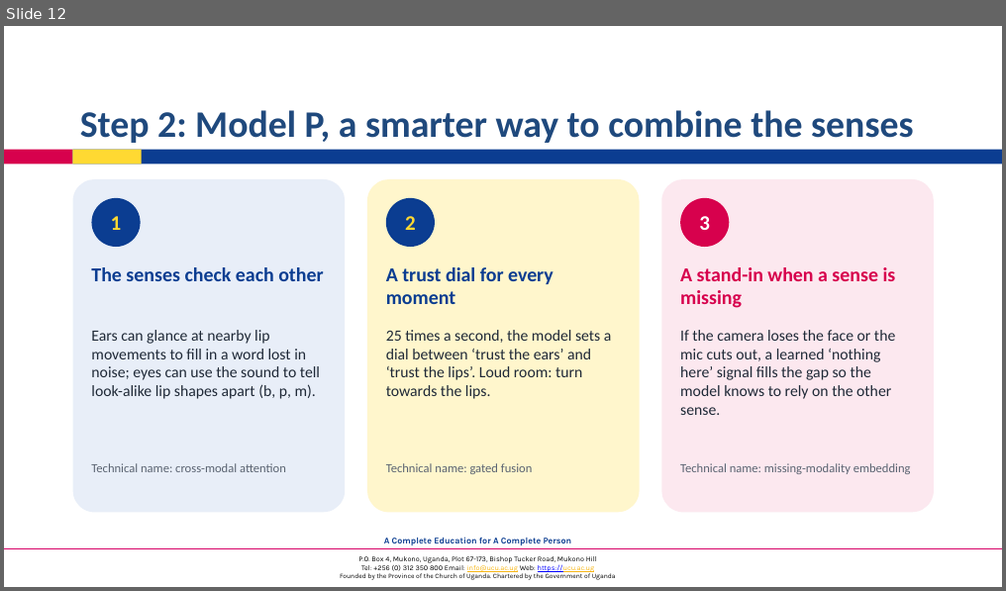
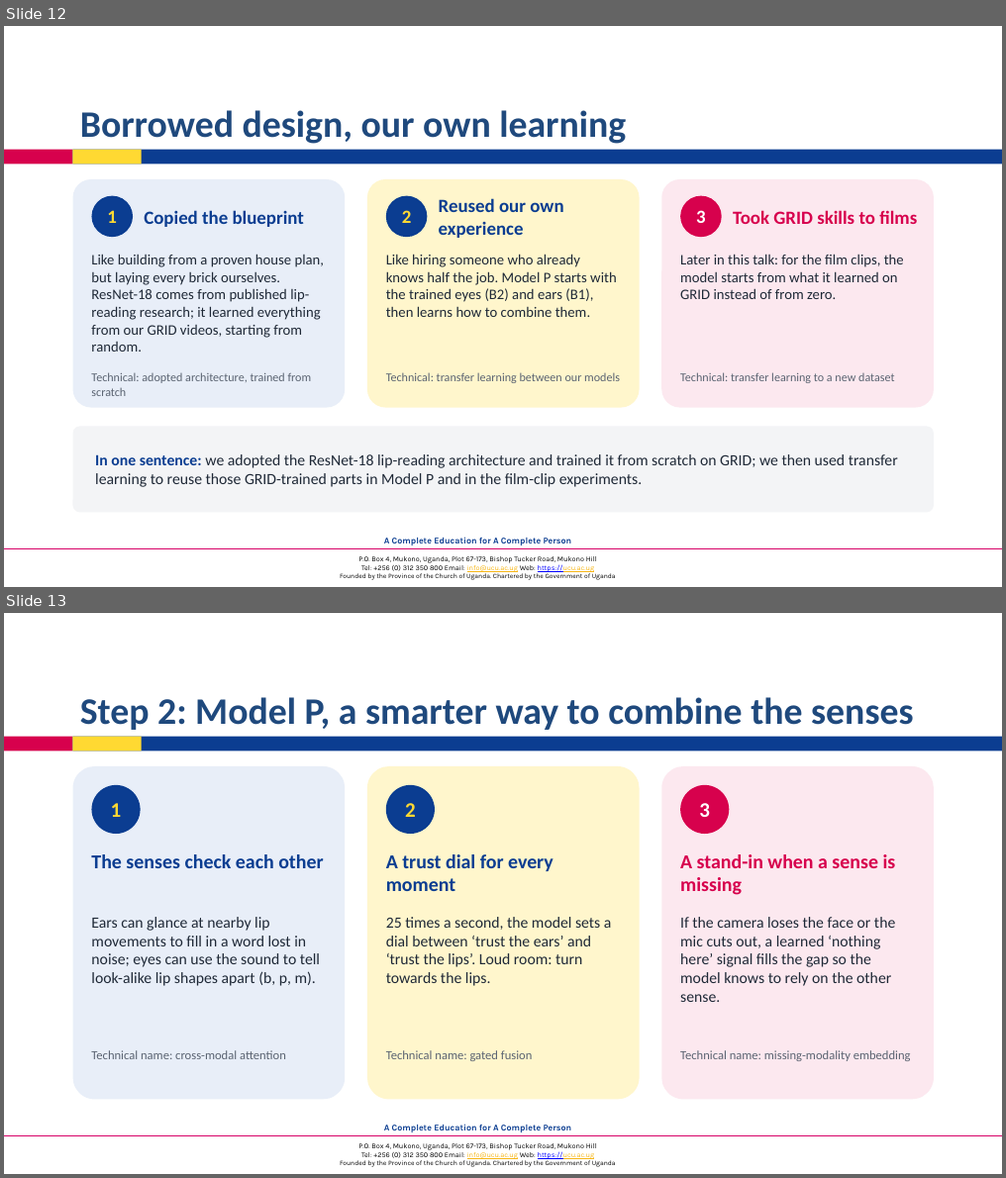
Before and after one commit to coleRodneyMigisha/cv_project_LipScribe, a slide deck: documentation/5_submissions/week3_report/LipScribe_Progress_Presentation.pptx. Shown one above the other, each under a label of ours: slide 12 before the commit, slides 12 and 13 after it. The pictures are 1006x591 and 1006x1178 pixels, drawn with LibreOffice and Linux fonts; fonts in the diff are those of the drawing; background and template pictures are left out. Boxes give left, top, right and bottom in pixels: in the first picture for what was removed or moved away, otherwise in the second. Text is boxed around its words. In the diff, an @@ line names an element or a change of style, - is before the commit and + after.

```diff
--- a/documentation/5_submissions/week3_report/LipScribe_Progress_Presentation.pptx
+++ b/documentation/5_submissions/week3_report/LipScribe_Progress_Presentation.pptx
@@ slide 12 added at (4, 26, 1002, 587), background #FFFFFF; not listed: 5 template elements that a slide beside it also shows @@
@@ title added at (80, 110, 626, 144), 36 pt, text #1F497D, bold @@
+Borrowed design, our own learning
@@ rounded rectangle added at (73, 179, 345, 408), fill #E8EEF8 @@
@@ ellipse added at (91, 196, 133, 237), fill #0B3D91, 18 pt, text #FFD932, bold @@
+1
@@ rounded rectangle added at (367, 179, 639, 408), fill #FFF6CC @@
@@ ellipse added at (386, 196, 427, 237), fill #0B3D91, 18 pt, text #FFD932, bold @@
+2
@@ text added at (439, 198, 563, 238), 18 pt, text #0B3D91, bold @@
+Reused our own experience
@@ rounded rectangle added at (662, 179, 934, 408), fill #FCE8EF @@
@@ ellipse added at (681, 196, 722, 237), fill #D7014D, 18 pt, text #FFFFFF, bold @@
+3
@@ text added at (144, 210, 304, 227), 18 pt, text #0B3D91, bold @@
+Copied the blueprint
@@ text added at (733, 210, 917, 224), 18 pt, text #D7014D, bold @@
+Took GRID skills to films
@@ text added at (91, 254, 325, 352), 14 pt, text #1F2937 @@
+Like building from a proven house plan, but laying every brick ourselves. ResNet-18 comes from published lip-reading research; it learned everything from our GRID videos, starting from random.
@@ text added at (386, 254, 617, 317), 14 pt, text #1F2937 @@
+Like hiring someone who already knows half the job. Model P starts with the trained eyes (B2) and ears (B1), then learns how to combine them.
@@ text added at (680, 254, 904, 299), 14 pt, text #1F2937 @@
+Later in this talk: for the film clips, the model starts from what it learned on GRID instead of from zero.
@@ text added at (91, 372, 312, 396), 11.5 pt, text #5B6472 @@
+Technical: adopted architecture, trained from scratch
@@ text added at (386, 372, 620, 383), 11.5 pt, text #5B6472 @@
+Technical: transfer learning between our models
@@ text added at (680, 372, 894, 383), 11.5 pt, text #5B6472 @@
+Technical: transfer learning to a new dataset
@@ rounded rectangle added at (73, 427, 934, 513), fill #F3F4F6 @@
@@ text added at (95, 455, 898, 487), 15 pt, text #1F2937 @@
+In one sentence: we adopted the ResNet-18 lip-reading architecture and trained it from scratch on GRID; we then used transfer learning to reuse those GRID-trained parts in Model P and in the film-clip experiments.
@@ what was slide 12 is now slide 13 @@
```
Also in this commit, not shown: 1 slide changed, 2 other files.
